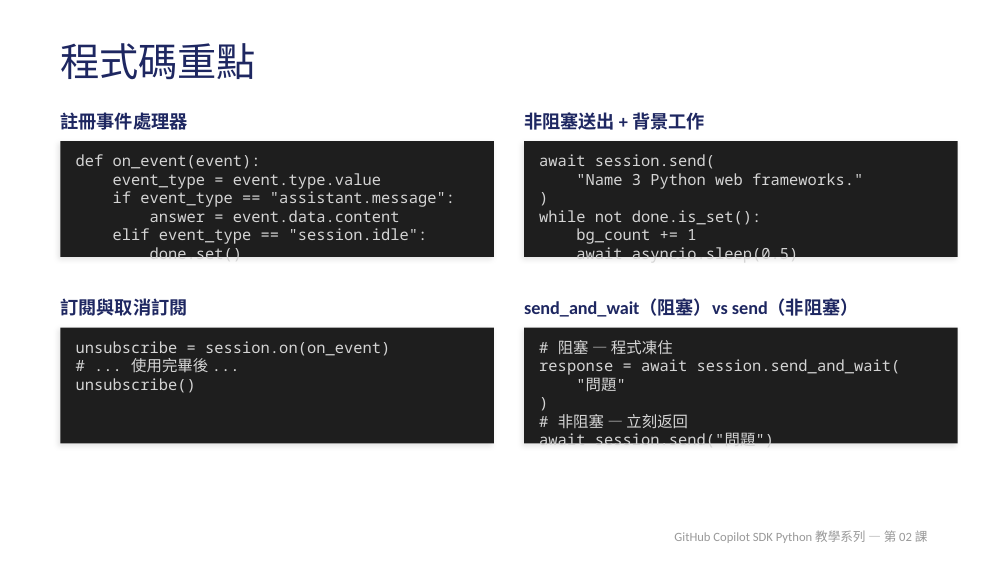
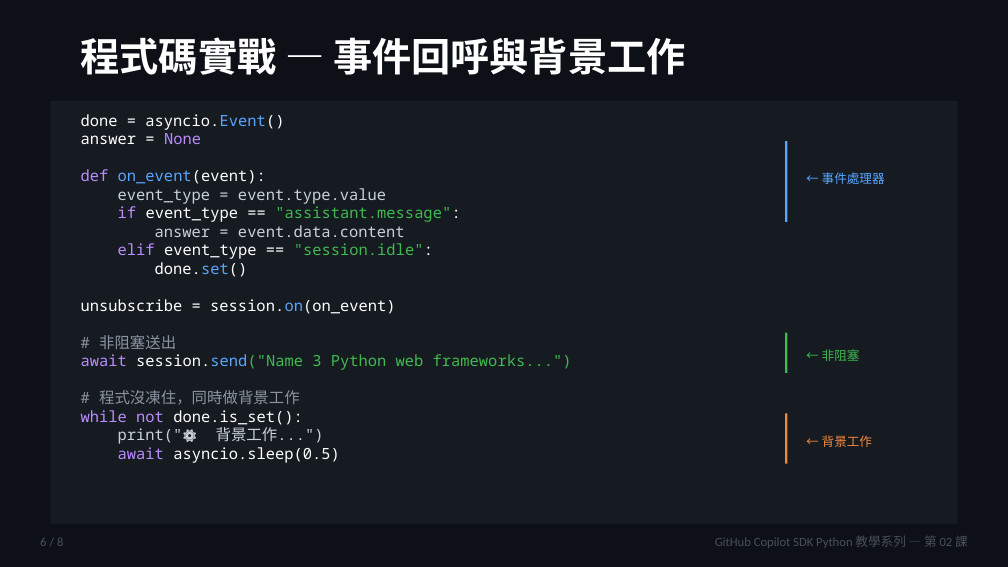
Before and after one commit to skcht/agent_class, a slide deck: slide 6 of 02_event_driven/slides.pptx (slide 4 before the commit). Drawn at 1008x567 pixels with LibreOffice and Linux fonts; fonts in the diff are those of the drawing. Boxes give left, top, right and bottom in pixels: in the first picture for what was removed or moved away, otherwise in the second. Text is boxed around its words. In the diff, an @@ line names an element or a change of style, - is before the commit and + after.

```diff
--- a/02_event_driven/slides.pptx
+++ b/02_event_driven/slides.pptx
@@ background #FFFFFF to #0D1117 @@
@@ text at [81,37,685,75]: text changed; text colour #1E2761 to #FFFFFF; bold on @@
-程式碼重點
+程式碼實戰 — 事件回呼與背景工作
@@ rectangle added at [50,101,958,524], fill #161B22 @@
@@ text added at [81,114,572,463], 11 pt, text #FFFFFF @@
+done = asyncio.Event()
+answer = None
+def on_event(event):
+event_type = event.type.value
+if event_type == "assistant.message":
+answer = event.data.content
+elif event_type == "session.idle":
+done.set()
+unsubscribe = session.on(on_event)
+# 非阻塞送出
+await session.send("Name 3 Python web frameworks...")
+# 程式沒凍住，同時做背景工作
+while not done.is_set():
+print("⚙️ 背景工作...")
+await asyncio.sleep(0.5)
@@ rectangle removed at [60,141,494,257] @@
@@ rectangle removed at [524,141,958,257] @@
@@ line added from (786, 141) to (786, 222), #58A6FF 1.5 pt @@
@@ text removed at [76,154,455,244] @@
-def on_event(event):
-event_type = event.type.value
-if event_type == "assistant.message":
-answer = event.data.content
-elif event_type == "session.idle":
-done.set()
@@ text removed at [539,154,863,264] @@
-await session.send(
-"Name 3 Python web frameworks."
-)
-while not done.is_set():
-bg_count += 1
-await asyncio.sleep(0.5)
@@ text at [822,172,885,184]: text changed; size 13 to 9 pt; text colour #1E2761 to #58A6FF; bold off @@
-註冊事件處理器
+← 事件處理器
@@ text removed at [60,298,187,316] @@
-訂閱與取消訂閱
@@ text removed at [524,299,859,317] @@
-send_and_wait（阻塞）vs send（非阻塞）
@@ rectangle removed at [60,328,494,444] @@
@@ rectangle removed at [524,328,958,444] @@
@@ text removed at [76,341,390,393] @@
-unsubscribe = session.on(on_event)
-# ... 使用完畢後 ...
-unsubscribe()
@@ text removed at [539,340,901,450] @@
-# 阻塞 — 程式凍住
-response = await session.send_and_wait(
-"問題"
-)
-# 非阻塞 — 立刻返回
-await session.send("問題")
@@ line added from (786, 333) to (786, 373), #3FB950 1.5 pt @@
@@ text added at [822,349,860,361], 9 pt, text #3FB950 @@
+← 非阻塞
@@ line added from (786, 413) to (786, 464), #F0883E 1.5 pt @@
@@ text at [822,435,872,447]: text changed; size 13 to 9 pt; text colour #1E2761 to #F0883E; bold off @@
-非阻塞送出 + 背景工作
+← 背景工作
@@ text added at [40,538,63,546], 9 pt, text #484F58 @@
+6 / 8
@@ text "GitHub Copilot SDK Python 教學系列 ...": place and size @@
-text "GitHub Copilot SDK Python 教學系列 ..." at [674,530,928,543]
+text "GitHub Copilot SDK Python 教學系列 ..." at [715,536,968,548]
@@ text "GitHub Copilot SDK Python 教學系列 ..." at [715,536,968,548]: text colour #999999 to #484F58; vertical alignment middle to bottom @@
```
Also in this commit, not shown: 1 other slide changed, 6 slides added, 5 slides removed.
